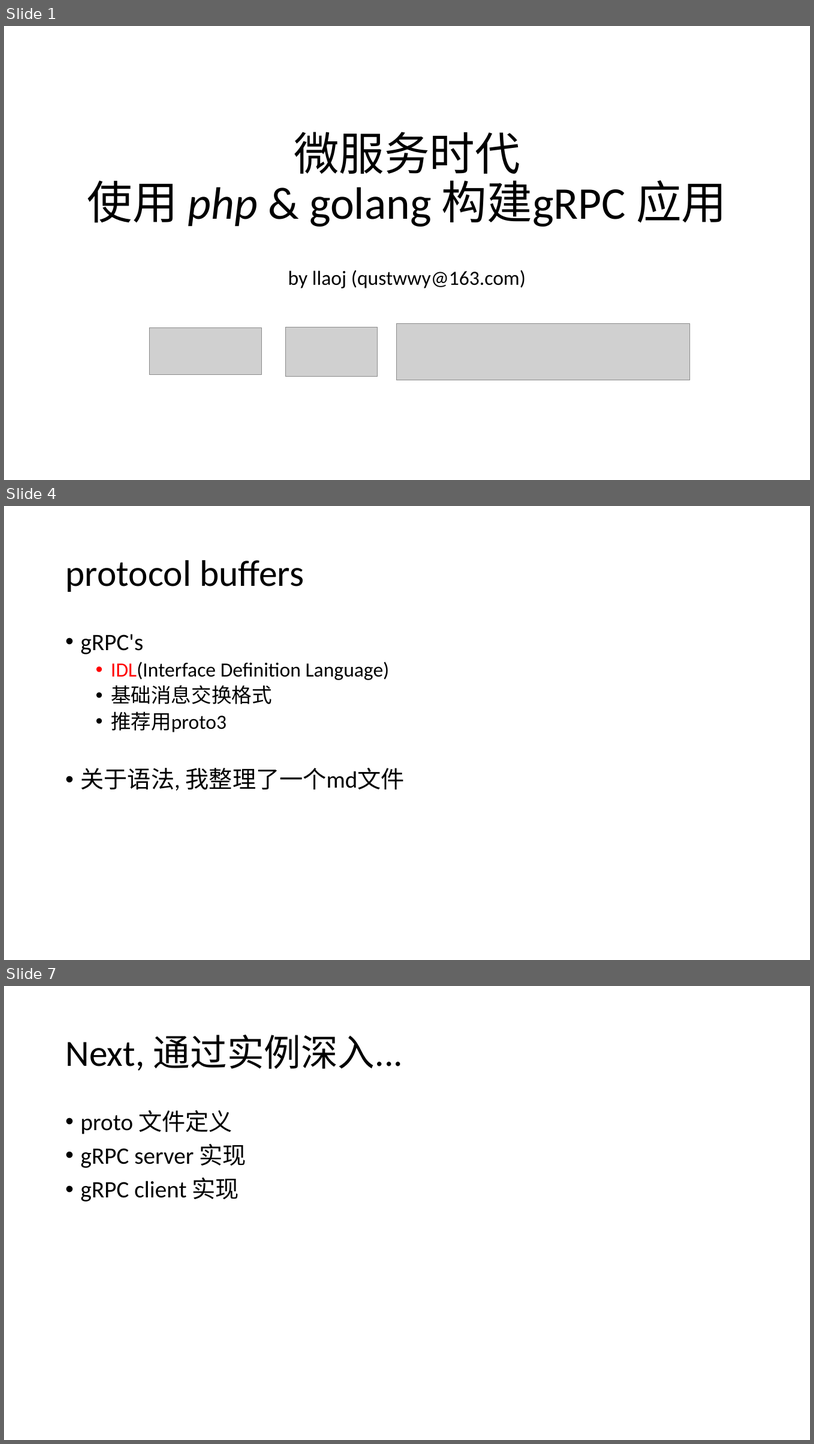
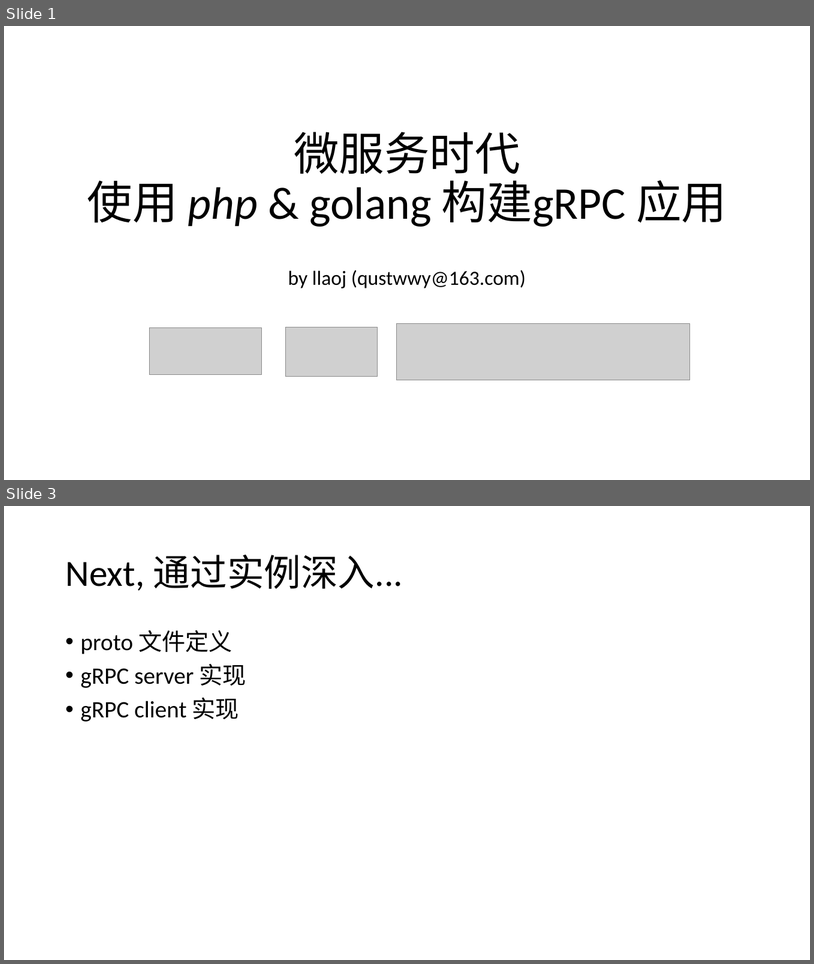
Before and after one commit to llaoj/my-share, a slide deck: grpc/index.pptx. Shown one above the other, each under a label of ours: slides 1, 4 and 7 before the commit, slides 1 and 3 after it; the slides between them are not shown. The pictures are 814x1444 and 814x964 pixels, drawn with LibreOffice and Linux fonts; fonts in the diff are those of the drawing; grey boxes stand for pictures. Boxes give left, top, right and bottom in pixels: in the first picture for what was removed or moved away, otherwise in the second. Text is boxed around its words. In the diff, an @@ line names an element or a change of style, - is before the commit and + after.

```diff
--- a/grpc/index.pptx
+++ b/grpc/index.pptx
@@ slide 4 removed at bbox=[4, 506, 810, 960], background #FFFFFF @@
@@ title removed at bbox=[65, 560, 304, 592] @@
-protocol buffers
@@ text removed at bbox=[81, 634, 405, 790] @@
-• gRPC's
-  • IDL(Interface Definition Language)
-  • 基础消息交换格式
-  • 推荐用proto3
-• 关于语法, 我整理了一个md文件
@@ what was slide 7 is now slide 3 @@
```
Also in this commit, not shown: 6 slides changed, 4 other slides removed, 1 other file.
